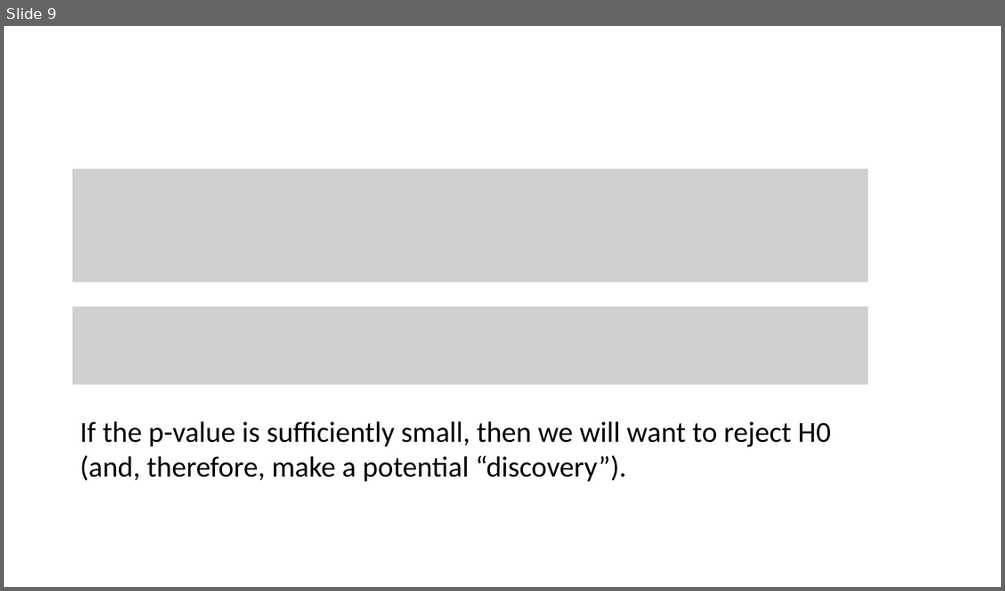
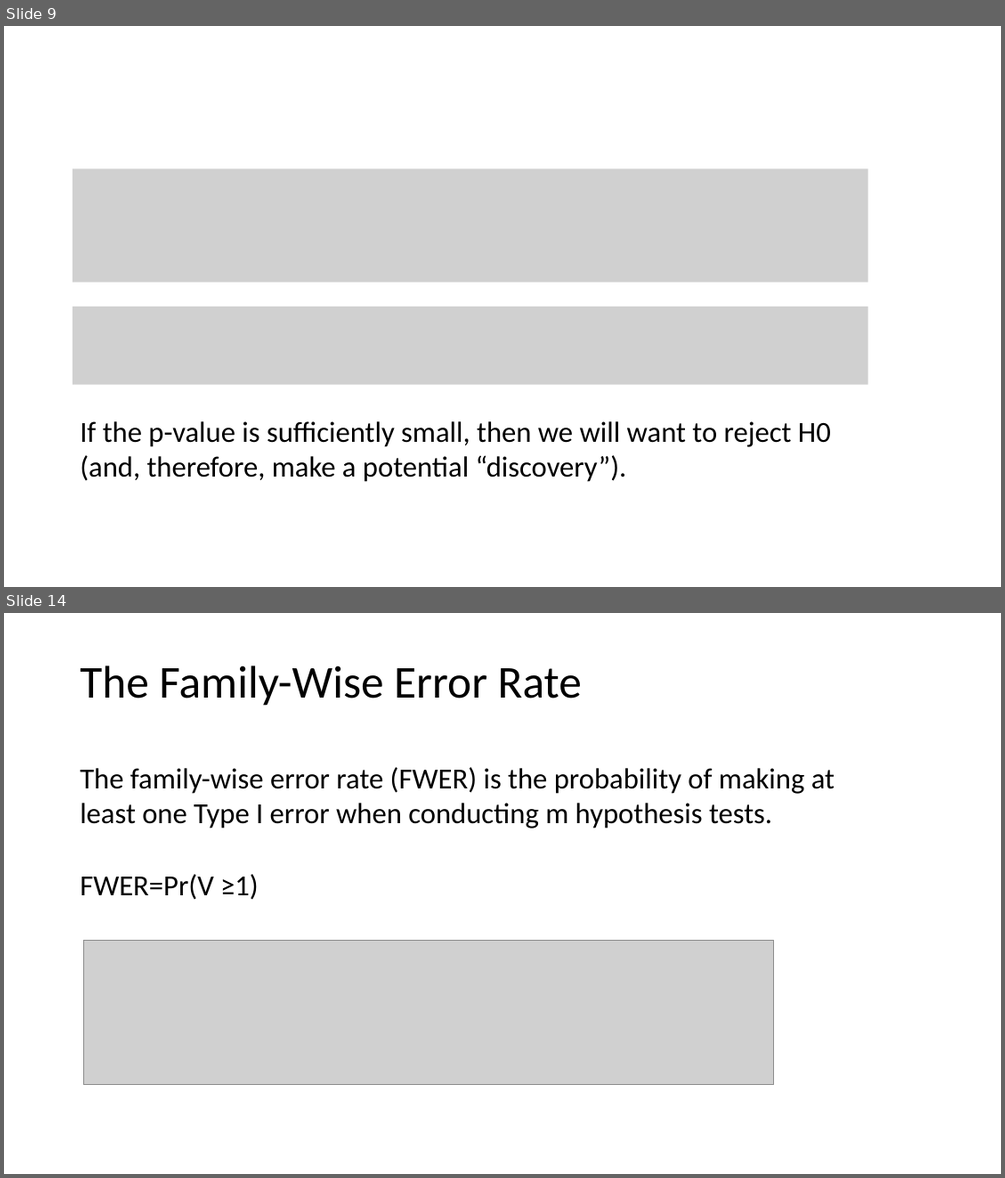
Before and after one commit to tianzheng4/tianzheng4.github.io, a slide deck: _umkc-teaching/slides/Lecture13.pptx. Shown one above the other, each under a label of ours: slide 9 before the commit, slides 9 and 14 after it; the slides between them are not shown. The pictures are 1005x591 and 1005x1178 pixels, drawn with LibreOffice and Linux fonts; fonts in the diff are those of the drawing; grey boxes stand for pictures. Boxes give left, top, right and bottom in pixels: in the first picture for what was removed or moved away, otherwise in the second. Text is boxed around its words. In the diff, an @@ line names an element or a change of style, - is before the commit and + after.

```diff
--- a/_umkc-teaching/slides/Lecture13.pptx
+++ b/_umkc-teaching/slides/Lecture13.pptx
@@ slide 14 added at [4, 613, 1001, 1174], background #FFFFFF @@
@@ title added at [80, 666, 582, 706], 44 pt, text #000000 @@
+The Family-Wise Error Rate
@@ text added at [80, 767, 834, 828], 28 pt, text #000000 @@
+The family-wise error rate (FWER) is the probability of making at least one Type I error when conducting m hypothesis tests.
@@ text added at [80, 874, 259, 900], 28 pt, text #000000 @@
+FWER=Pr(V ≥1)
@@ picture added at [83, 941, 774, 1085] @@
```
Also in this commit, not shown: 11 other slides added, 2 slides removed, 3 other files.
